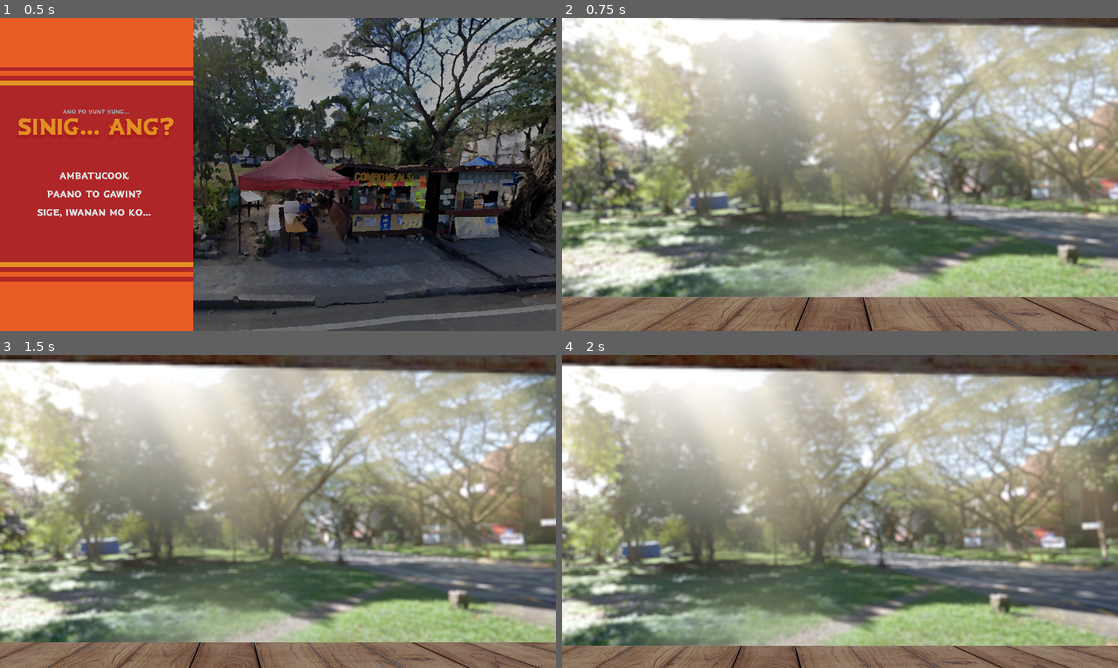
Above: before the commit, frames 1-4 (two rows, left to right).
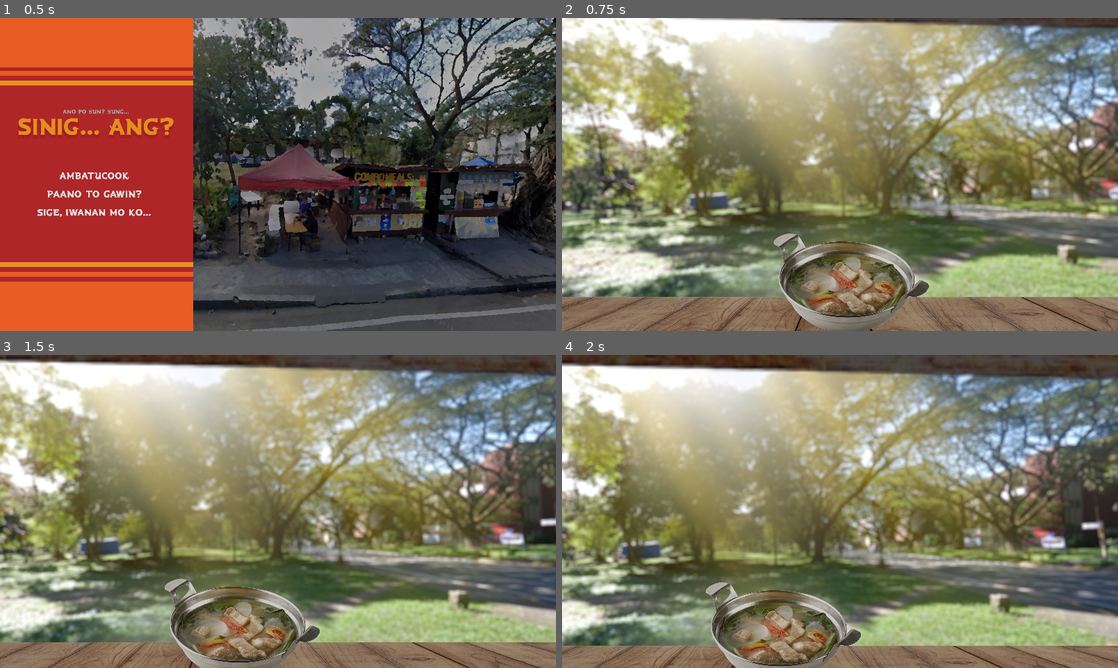
Above: after the commit, the same moments.

Repository: FlamingHerb/develup-chapter-1-quest
Game: Godot game, scene res://scenes/main_menu.tscn
Two runs of this game, one before a commit and one after it. Both use one fixed random seed, a clock stepped at 60 frames per second and the inputs below. The engine's default icon, where the game draws it, is replaced by a stand-in: a white triangle on a blue panel in a dark square. Sound files missing from this copy of the repository are replaced by a short silence.
Inputs (mouse positions are in pixels of both pictures, inside the frame that each line leads up to):
- Up to frame 1 (0.5 s): no input
- Up to frame 2 (0.75 s): click "Ambatucook" at 0.5 s
- Up to frame 3 (1.5 s): tap Enter at 1.25 s; move the mouse to (400, 495) at 1.27 s
- Up to frame 4 (2 s): no input

Frame 1 is identical in both runs. In frame 2, 48% of the frame differs, in the area x 0-100%, y 0-100%; in frame 3, 52%; in frame 4, 53%, in the area x 0-100%, y 4-100%.

Commit message:
feat: today's cutoff is

Diff:
--- a/scenes/game_main.tscn
+++ b/scenes/game_main.tscn
@@ -1,27 +1,32 @@
-[gd_scene load_steps=10 format=3 uid="uid://b8ww0a1pvgtar"]
+[gd_scene load_steps=12 format=3 uid="uid://b8ww0a1pvgtar"]
 
 [ext_resource type="Script" path="res://scripts/game_main.gd" id="1_3ull0"]
 [ext_resource type="Texture2D" uid="uid://dtwqh87n4gtbd" path="res://graphics/game_main/background.png" id="2_uem3c"]
 [ext_resource type="Script" path="res://scripts/game_main/camera_2d.gd" id="3_ftt30"]
 [ext_resource type="Shader" path="res://scripts/game_main/godray.gdshader" id="3_ro3qx"]
+[ext_resource type="Texture2D" uid="uid://d2828v3wrdm67" path="res://graphics/game_main/sinigaaaang.png" id="4_4cejj"]
 [ext_resource type="Texture2D" uid="uid://bfsoyhgf0nemq" path="res://graphics/game_main/counter_top.png" id="4_a3qep"]
 [ext_resource type="Texture2D" uid="uid://d01n4yb18q3yq" path="res://icon.svg" id="4_sjphd"]
 [ext_resource type="Texture2D" uid="uid://ckb1mbjv0u5bp" path="res://graphics/game_main/counter_top_top.png" id="5_ehdg0"]
 [ext_resource type="Environment" uid="uid://2b06qi8mpq8e" path="res://graphics/game_main/env.tres" id="5_t62qh"]
+
+[sub_resource type="CapsuleShape2D" id="CapsuleShape2D_goop2"]
+radius = 45.0
+height = 267.376
 
 [sub_resource type="ShaderMaterial" id="ShaderMaterial_rmqom"]
 shader = ExtResource("3_ro3qx")
 shader_parameter/angle = -0.3
 shader_parameter/position = -0.2
 shader_parameter/spread = 0.96
-shader_parameter/cutoff = -0.019
-shader_parameter/falloff = 0.636
+shader_parameter/cutoff = 0.108
+shader_parameter/falloff = 1.0
 shader_parameter/edge_fade = 0.15
-shader_parameter/speed = 2.0
+shader_parameter/speed = 3.0
 shader_parameter/ray1_density = 8.0
 shader_parameter/ray2_density = 30.0
 shader_parameter/ray2_intensity = 0.3
-shader_parameter/color = Color(1, 0.9, 0.65, 0.8)
+shader_parameter/color = Color(0.813376, 0.637326, 2.69532e-06, 0.8)
 shader_parameter/hdr = false
 shader_parameter/seed = 5.0
 
@@ -35,24 +40,42 @@
 position = Vector2(576, 324)
 scale = Vector2(0.833333, 0.833333)
 texture = ExtResource("2_uem3c")
+metadata/_edit_lock_ = true
 
-[node name="GodRay" type="Sprite2D" parent="Background"]
+[node name="CounterTop" type="Sprite2D" parent="."]
+self_modulate = Color(0.649384, 0.630633, 0.655646, 1)
+position = Vector2(576, 687.61)
+scale = Vector2(1.35833, 0.954167)
+texture = ExtResource("4_a3qep")
+metadata/_edit_lock_ = true
+
+[node name="SinigangPhysicsBody" type="StaticBody2D" parent="."]
+position = Vector2(602, 570)
+metadata/_edit_lock_ = true
+
+[node name="TheSinigang" type="Sprite2D" parent="SinigangPhysicsBody"]
+self_modulate = Color(0.762404, 0.762404, 0.762404, 1)
+scale = Vector2(0.512604, 0.512604)
+texture = ExtResource("4_4cejj")
+
+[node name="CollisionShape2D" type="CollisionShape2D" parent="SinigangPhysicsBody"]
+position = Vector2(-11, 10)
+rotation = 1.5708
+shape = SubResource("CapsuleShape2D_goop2")
+
+[node name="GodRay" type="Sprite2D" parent="."]
 material = SubResource("ShaderMaterial_rmqom")
-position = Vector2(-1.19994, -236.4)
-scale = Vector2(14.9812, 9.25494)
+position = Vector2(575, 323.5)
+scale = Vector2(12.4844, 6.99219)
 texture = ExtResource("4_sjphd")
+metadata/_edit_lock_ = true
 
-[node name="CounterRoof" type="Sprite2D" parent="Background"]
+[node name="CounterRoof" type="Sprite2D" parent="."]
 self_modulate = Color(0.285969, 0.272194, 0.290561, 1)
-position = Vector2(855.6, -640.8)
-scale = Vector2(7.33341, 7.33341)
+position = Vector2(1289, -210)
+scale = Vector2(6.11118, 6.11118)
 texture = ExtResource("5_ehdg0")
-
-[node name="CounterTop" type="Sprite2D" parent="Background"]
-self_modulate = Color(0.649384, 0.630633, 0.655646, 1)
-position = Vector2(6.10352e-05, 436.332)
-scale = Vector2(1.63, 1.145)
-texture = ExtResource("4_a3qep")
+metadata/_edit_lock_ = true
 
 [node name="WorldEnvironment" type="WorldEnvironment" parent="."]
 environment = ExtResource("5_t62qh")
@@ -67,3 +90,4 @@
 limit_smoothed = true
 position_smoothing_enabled = true
 script = ExtResource("3_ftt30")
+metadata/_edit_lock_ = true
Binary file added: graphics/game_main/sinigaaaang.png
Not shown, added: graphics/game_main/sinigaaaang.png.import
